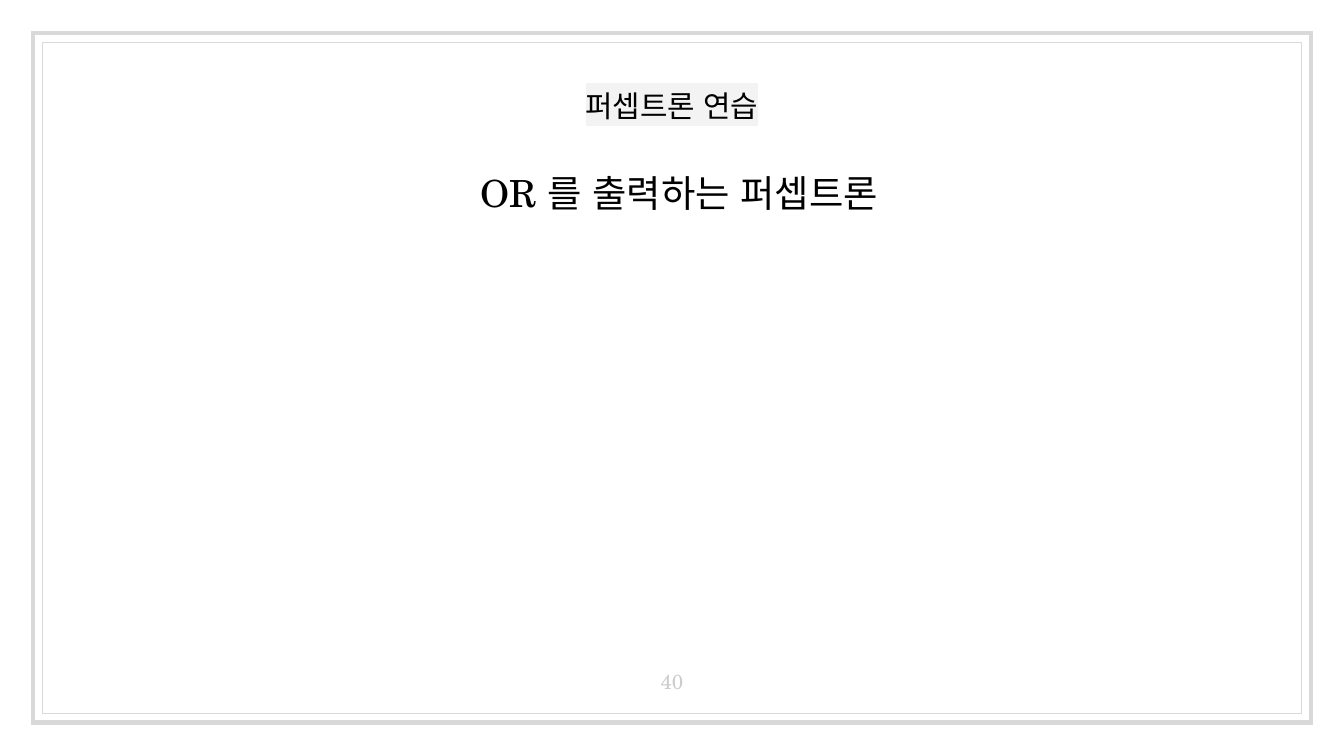
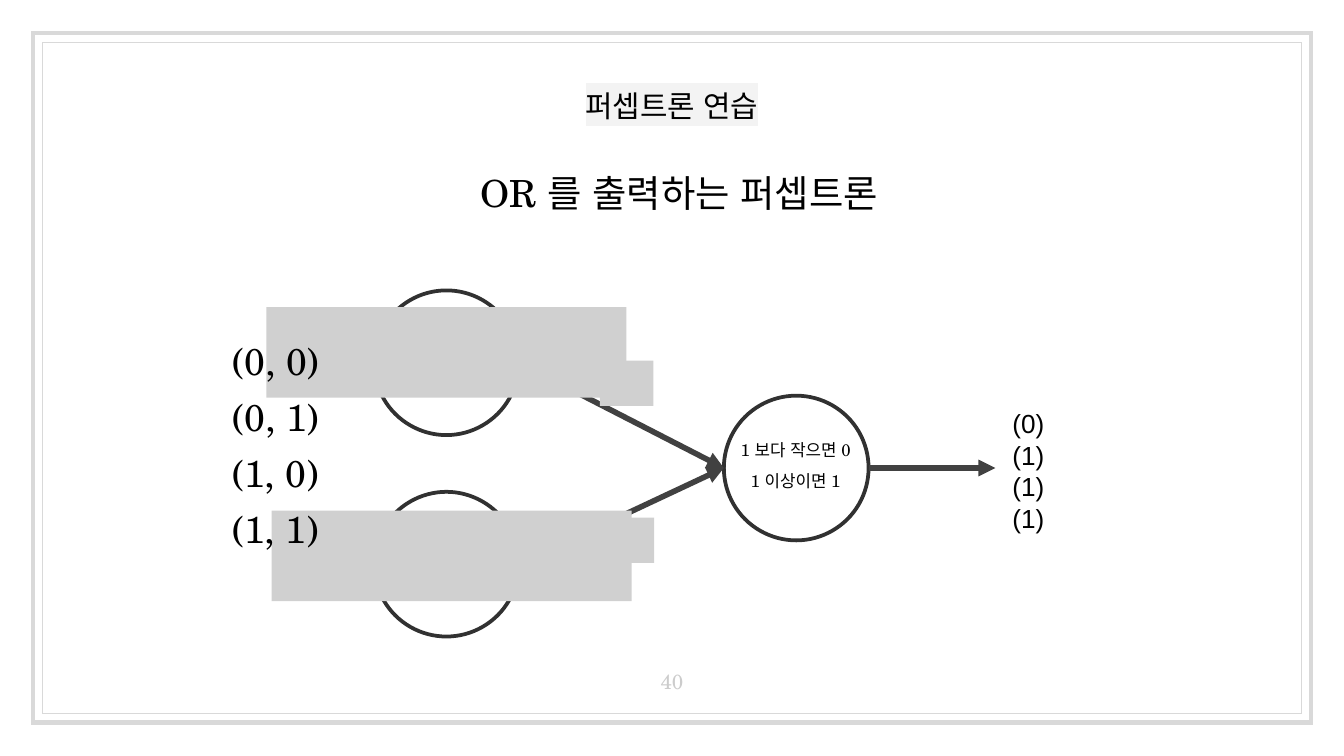
Before and after one commit to kangtegong-lectures/ai-class, a slide deck: slide 40 of 1일차/1026-3-학습의시작.pptx. Drawn at 1344x756 pixels with LibreOffice and Linux fonts; fonts in the diff are those of the drawing; grey boxes stand for pictures. Boxes give left, top, right and bottom in pixels: in the first picture for what was removed or moved away, otherwise in the second. Text is boxed around its words. In the diff, an @@ line names an element or a change of style, - is before the commit and + after.

```diff
--- a/1일차/1026-3-학습의시작.pptx
+++ b/1일차/1026-3-학습의시작.pptx
@@ picture added at (266,308,626,398) @@
@@ text added at (232,338,319,555), 20 pt, text #000000 @@
+(0, 0)
+(0, 1)
+(1, 0)
+(1, 1)
@@ picture added at (599,360,653,406) @@
@@ text added at (1012,414,1044,533), 14 pt, text #000000 @@
+(0)
+(1)
+(1)
+(1)
@@ text added at (741,442,850,489), 9 pt, text #000000 @@
+1 보다 작으면 0
+1 이상이면 1
@@ group added at (374,290,996,637): 3 ellipses, 3 arrows @@
@@ picture added at (271,511,632,601) @@
@@ picture added at (599,517,655,563) @@
```
Also in this commit, not shown: 4 other slides changed, 2 slides added, 7 other files.
